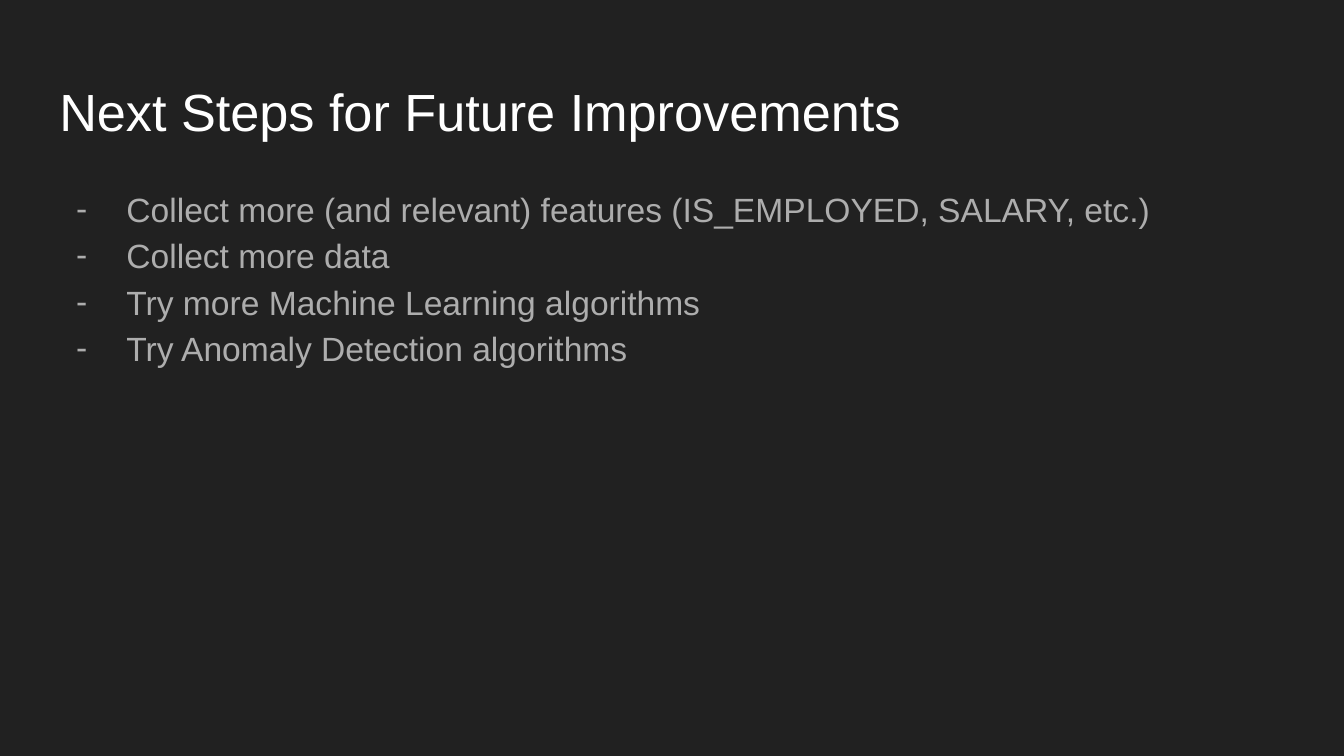
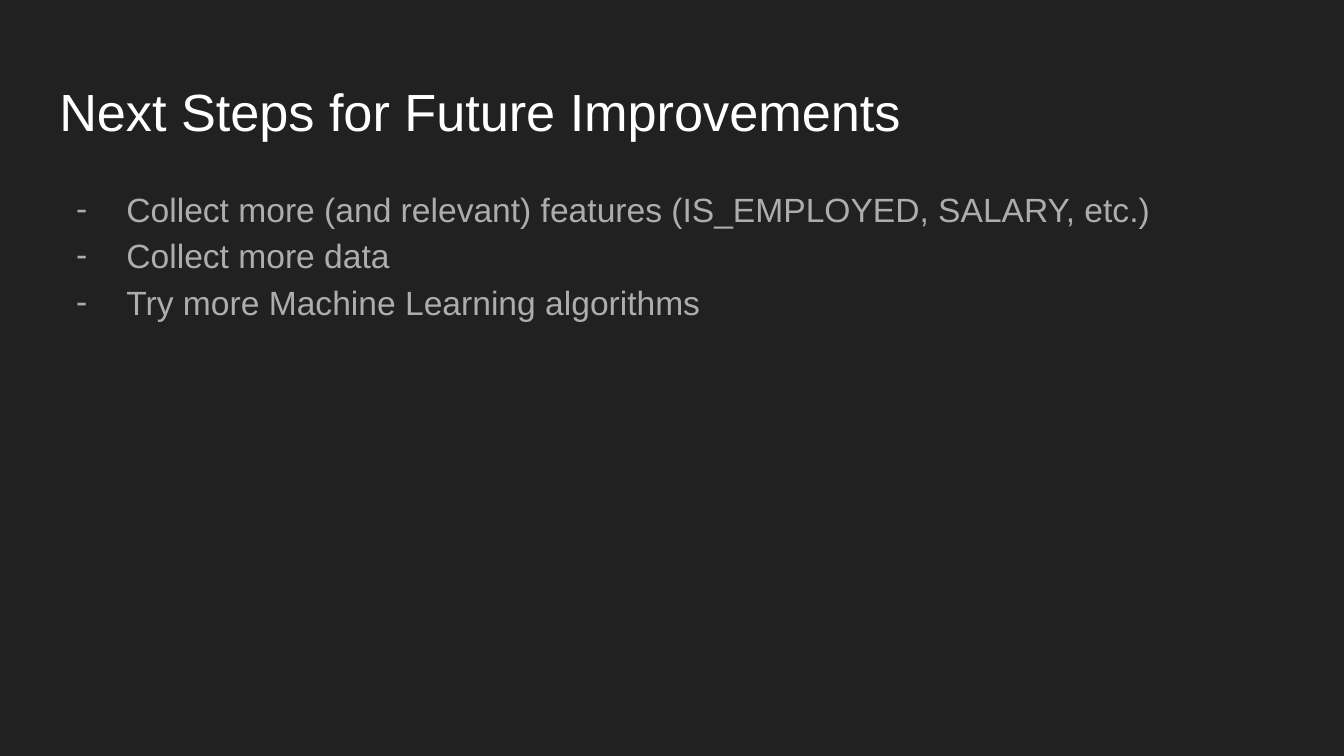
Before and after one commit to nt-ds/default-of-credit-card-clients, a slide deck: slide 7 of reports/Credit Card Default.pptx. Drawn at 1344x756 pixels with LibreOffice and Linux fonts; fonts in the diff are those of the drawing. Boxes give left, top, right and bottom in pixels: in the first picture for what was removed or moved away, otherwise in the second. Text is boxed around its words. In the diff, an @@ line names an element or a change of style, - is before the commit and + after.

Commit message:
Updated slides

```diff
--- a/reports/Credit Card Default.pptx
+++ b/reports/Credit Card Default.pptx
@@ text at (x1=126, y1=336, x2=627, y2=367): paragraph removed @@
-– Try Anomaly Detection algorithms
```
Also in this commit, not shown: 1 other file.
